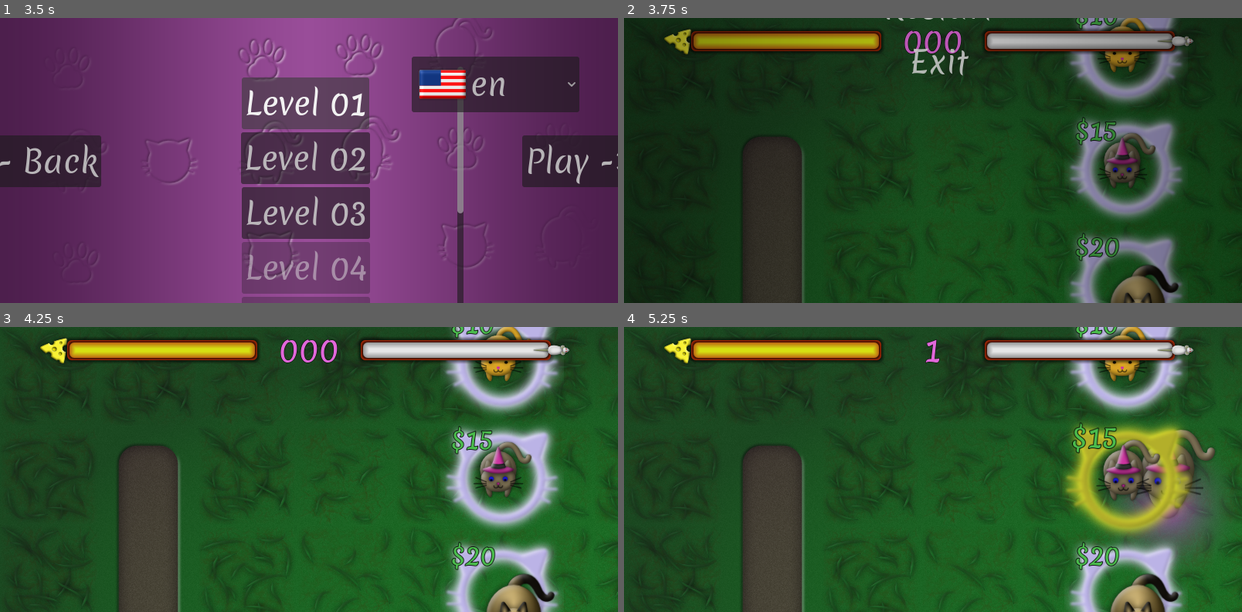
Above: before the commit, frames 1-4 (two rows, left to right).
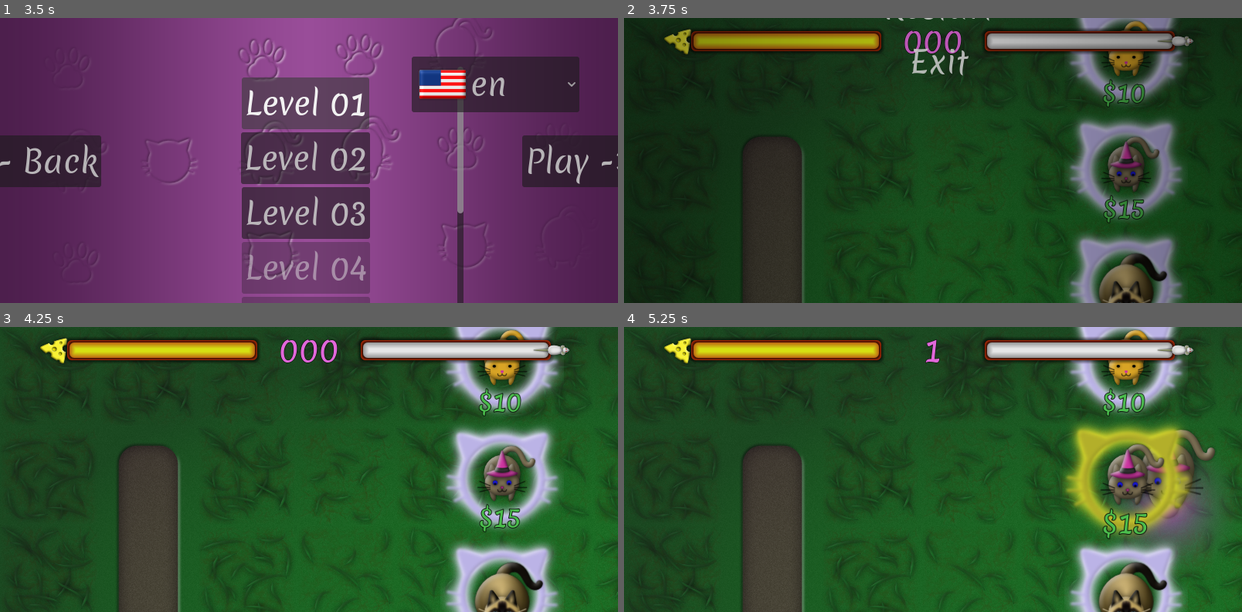
Above: after the commit, the same moments.

Repository: vibrunazo/godot-cats
Game: Godot game, scene res://scenes/maps/MainScene.tscn
The game is run twice, just before and just after one commit, with the same random seed, the same clock (stepped at 60 frames per second) and the same inputs. Sound files missing from this copy of the repository are replaced by a short silence.
Inputs:
- Up to frame 1 (3.5 s): click "en" at 0.5 s; click "Play" at 1.25 s; click "Level 01" at 2 s; click "Level 01" at 2.75 s
- Up to frame 2 (3.75 s): click "Play ->" at 3.5 s
- Up to frame 3 (4.25 s): no input
- Up to frame 4 (5.25 s): click "$10" at 4.25 s; click "$15" at 5 s

Frame 1 is identical in both runs. In frame 2, 3.7% of the frame differs, in the area x 73-90%, y 0-100%; in frame 3, 4.2%; in frame 4, 4.4%, in the area x 72-90%, y 0-100%.

Commit message:
fix price position

Diff:
--- a/scenes/maps/Map.tscn
+++ b/scenes/maps/Map.tscn
@@ -914,20 +914,10 @@
 action_mode = 0
 confirm = false
 
-[node name="CenterContainer" parent="UI/HUD/ActionBar/M1/Cat1" index="0"]
-layout_mode = 0
-
 [node name="TextureRect" parent="UI/HUD/ActionBar/M1/Cat1/CenterContainer" index="0"]
 custom_minimum_size = Vector2(90, 90)
 layout_mode = 2
 texture = ExtResource("10")
-
-[node name="Label" parent="UI/HUD/ActionBar/M1/Cat1" index="1"]
-layout_mode = 0
-theme_type_variation = &"money"
-
-[node name="Tooltip" parent="UI/HUD/ActionBar/M1/Cat1" index="2"]
-layout_mode = 0
 
 [node name="AnimationPlayer" parent="UI/HUD/ActionBar/M1/Cat1" index="3"]
 libraries/ = SubResource("AnimationLibrary_4ibd5")
@@ -943,21 +933,13 @@
 action_mode = 0
 confirm = false
 
-[node name="CenterContainer" parent="UI/HUD/ActionBar/M2/Cat2" index="0"]
-layout_mode = 0
-
 [node name="TextureRect" parent="UI/HUD/ActionBar/M2/Cat2/CenterContainer" index="0"]
 custom_minimum_size = Vector2(90, 90)
 layout_mode = 2
 texture = ExtResource("2")
 
 [node name="Label" parent="UI/HUD/ActionBar/M2/Cat2" index="1"]
-layout_mode = 0
-theme_type_variation = &"money"
 text = "$15"
-
-[node name="Tooltip" parent="UI/HUD/ActionBar/M2/Cat2" index="2"]
-layout_mode = 0
 
 [node name="AnimationPlayer" parent="UI/HUD/ActionBar/M2/Cat2" index="3"]
 libraries/ = SubResource("AnimationLibrary_itnue")
@@ -973,21 +955,13 @@
 action_mode = 0
 confirm = false
 
-[node name="CenterContainer" parent="UI/HUD/ActionBar/M3/Cat3" index="0"]
-layout_mode = 0
-
 [node name="TextureRect" parent="UI/HUD/ActionBar/M3/Cat3/CenterContainer" index="0"]
 custom_minimum_size = Vector2(130, 130)
 layout_mode = 2
 texture = ExtResource("20")
 
 [node name="Label" parent="UI/HUD/ActionBar/M3/Cat3" index="1"]
-layout_mode = 0
-theme_type_variation = &"money"
 text = "$20"
-
-[node name="Tooltip" parent="UI/HUD/ActionBar/M3/Cat3" index="2"]
-layout_mode = 0
 
 [node name="AnimationPlayer" parent="UI/HUD/ActionBar/M3/Cat3" index="3"]
 libraries/ = SubResource("AnimationLibrary_g01a7")
Binary file added: captures/new/action_bar_crop.png
Binary file added: captures/new/price_and_tooltip.png
Binary file added: captures/new/price_fixed.png
Binary file added: captures/new/price_label_comparison.png
Binary file added: captures/new/tooltip_and_price_crop.png
